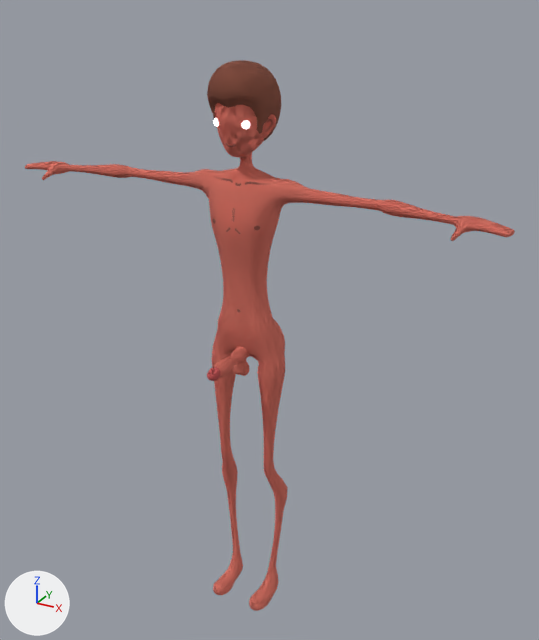
Renders of the glTF model art/human/Masc Base Model.glb from each side of a commit.
One viewpoint serves both versions: a 50 mm camera at (0.913, -1.544, 1.669) aimed at (0.043, 0.038, 0.879). Every picture has the same lights, and +X, +Y and +Z are marked at lower left.

The first picture shows 'Male Base Mesh', 'Masc 1 Nude'.
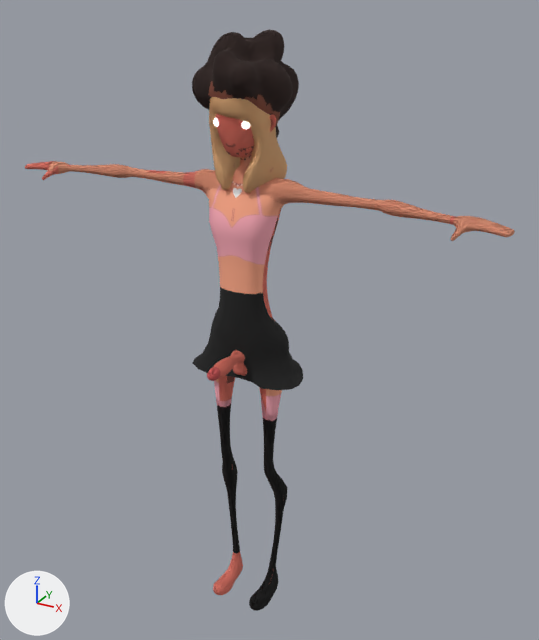
The change, as a list of edits to the scene's bpy script:
```text
Add img_masc_3_nude_color:
    img_masc_3_nude_color = load_image('Masc 3 Nude Color', '_unpacked/Masc_3_Nude_Color', 1024, 1024, 'sRGB')
Add img_masc_3_color:
    img_masc_3_color = load_image('Masc 3 Color', '_unpacked/Masc_3_Color', 1024, 1024, 'sRGB')
Add img_masc_2_nude_color:
    img_masc_2_nude_color = load_image('Masc 2 Nude Color', '_unpacked/Masc_2_Nude_Color', 1024, 1024, 'sRGB')
Add img_masc_2_color:
    img_masc_2_color = load_image('Masc 2 Color', '_unpacked/Masc_2_Color', 1024, 1024, 'sRGB')
Add mat_m3_nude:
    mat_m3_nude = principled_material('M3 Nude')
    mat_m3_nude.texture = img_masc_3_nude_color
    mat_m3_nude.roughness = 1.0
Add mat_m3:
    mat_m3 = principled_material('M3')
    mat_m3.texture = img_masc_3_color
    mat_m3.roughness = 1.0
Add mat_m2_nude:
    mat_m2_nude = principled_material('M2 Nude')
    mat_m2_nude.texture = img_masc_2_nude_color
    mat_m2_nude.roughness = 1.0
Add mat_m2:
    mat_m2 = principled_material('M2')
    mat_m2.texture = img_masc_2_color
    mat_m2.roughness = 1.0
Add me_masc_1_015:
    me_masc_1_015.from_pydata(...)  # 4880 vertices, 9740 faces; spans x -0.65..0.65, y -0.19..0.13, z 0.0..1.59
    # faces by material slot: [9356, 384]
    me_masc_1_015.materials.append(mat_m3_nude)  # picture img_masc_3_nude_color
    me_masc_1_015.materials.append(mat_eye_white)  # white #ffffff
Add me_masc_1_014:
    me_masc_1_014.from_pydata(...)  # 3790 vertices, 7564 faces; spans x -0.65..0.65, y -0.13..0.13, z 0.0..1.59
    # faces by material slot: [7180, 384]
    me_masc_1_014.materials.append(mat_m3)  # picture img_masc_3_color
    me_masc_1_014.materials.append(mat_eye_white)  # white #ffffff
Add me_masc_1_010:
    me_masc_1_010.from_pydata(...)  # 5712 vertices, 11404 faces; spans x -0.65..0.65, y -0.19..0.09, z 0.0..1.5
    # faces by material slot: [11020, 384]
    me_masc_1_010.materials.append(mat_m2_nude)  # picture img_masc_2_nude_color
    me_masc_1_010.materials.append(mat_eye_white)  # white #ffffff
Add me_masc_1_009:
    me_masc_1_009.from_pydata(...)  # 4732 vertices, 9396 faces; spans x -0.65..0.65, y -0.13..0.09, z 0.0..1.5
    # faces by material slot: [9012, 384]
    me_masc_1_009.materials.append(mat_m2)  # picture img_masc_2_color
    me_masc_1_009.materials.append(mat_eye_white)  # white #ffffff
Add ob_masc_3_nude:
    ob_masc_3_nude = bpy.data.objects.new('Masc 3 Nude', me_masc_1_015)
    ob_masc_3_nude.location = (0.0, 0.0, 0.0)
Add ob_masc_3:
    ob_masc_3 = bpy.data.objects.new('Masc 3', me_masc_1_014)
    ob_masc_3.location = (0.0, 0.0, 0.0)
Add ob_masc_2_nude:
    ob_masc_2_nude = bpy.data.objects.new('Masc 2 Nude', me_masc_1_010)
    ob_masc_2_nude.location = (0.0, 0.0, 0.0)
Add ob_masc_2:
    ob_masc_2 = bpy.data.objects.new('Masc 2', me_masc_1_009)
    ob_masc_2.location = (0.0, 0.0, 0.0)
```

Where the change shows, as pixel boxes [x1, y1, x2, y2] in the pictures (539 x 640 px):
'Masc 2', added
    after: [48, 153, 515, 611]
'Masc 3 Nude', added (black)
    after: [192, 29, 299, 137]
'Masc 2 Nude', added (brown)
    after: [209, 97, 501, 584]
    faces in mat_m2_nude (picture img_masc_2_nude_color): [209, 97, 501, 584]
'Masc 3', added
    after: [44, 146, 456, 217]
'Male Base Mesh', unchanged, covered by the edit
    before: [25, 103, 515, 611]
